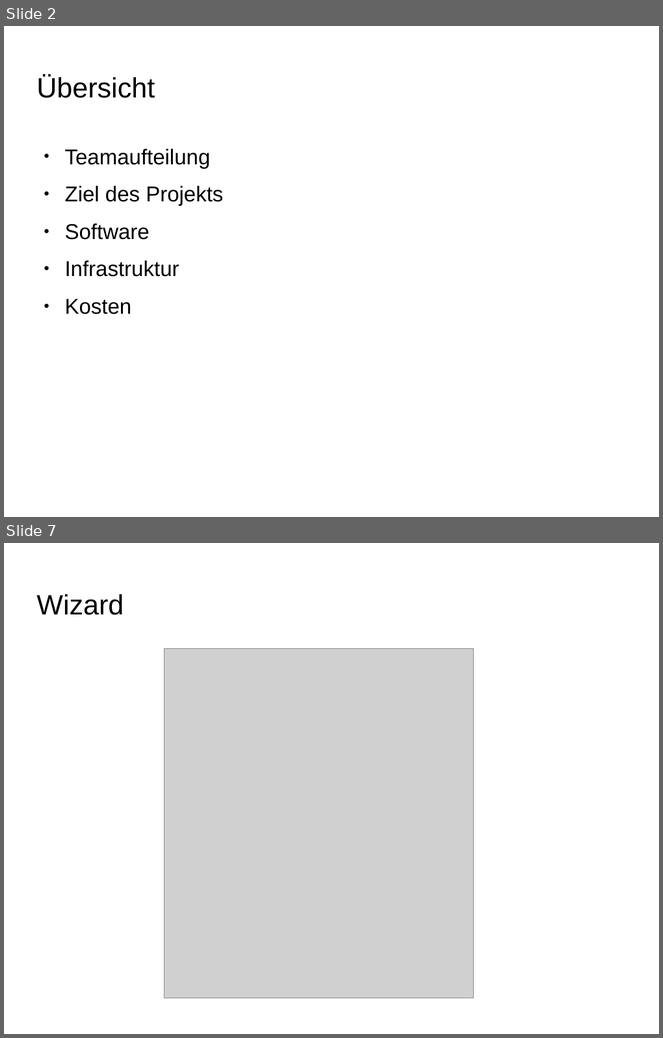
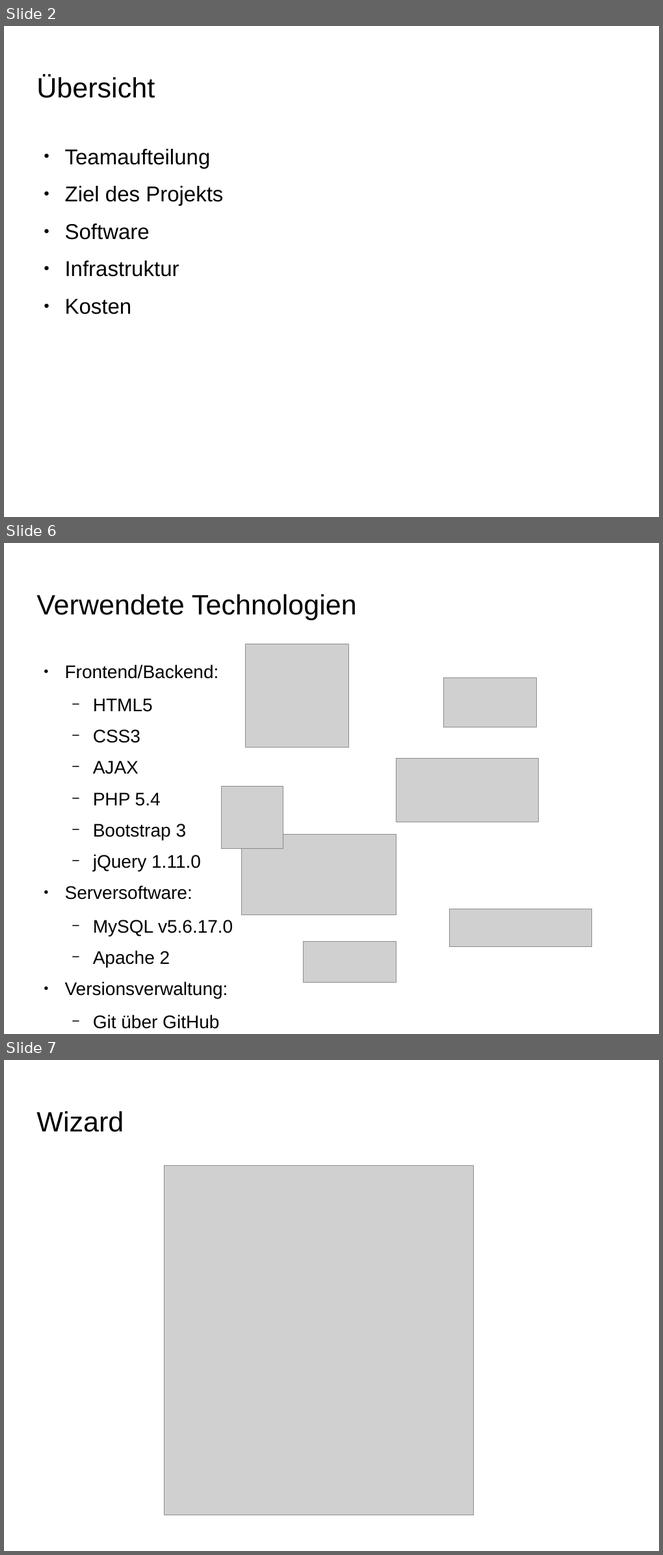
Before and after one commit to Projekt-IFA11D/components, a slide deck: organisation/presentation/finale_praesentation.odp. Shown one above the other, each under a label of ours: slides 2 and 7 before the commit, slides 2, 6 and 7 after it; the slides between them are not shown. The pictures are 663x1038 and 663x1555 pixels, drawn with LibreOffice and Linux fonts; fonts in the diff are those of the drawing; grey boxes stand for pictures; background and template pictures are left out. Boxes give left, top, right and bottom in pixels: in the first picture for what was removed or moved away, otherwise in the second. Text is boxed around its words. In the diff, an @@ line names an element or a change of style, - is before the commit and + after.

```diff
--- a/organisation/presentation/finale_praesentation.odp
+++ b/organisation/presentation/finale_praesentation.odp
@@ slide 6 added at [4, 543, 659, 1034], background picture (left out) @@
@@ title added at [36, 594, 357, 620], 33.9 pt, text #000000 @@
+Verwendete Technologien
@@ picture added at [245, 644, 349, 748] @@
@@ text added at [65, 665, 233, 1029], 22.1 pt, text #000000 @@
+● Frontend/Backend:
+  − HTML5
+  − CSS3
+  − AJAX
+  − PHP 5.4
+  − Bootstrap 3
+  − jQuery 1.11.0
+● Serversoftware:
+  − MySQL v5.6.17.0
+  − Apache 2
+● Versionsverwaltung:
+  − Git über GitHub
@@ picture added at [444, 678, 537, 728] @@
@@ picture added at [397, 759, 539, 823] @@
@@ picture added at [222, 787, 284, 849] @@
@@ picture added at [242, 834, 397, 915] @@
@@ picture added at [450, 909, 593, 947] @@
@@ picture added at [304, 942, 397, 983] @@
```
Also in this commit, not shown: 6 slides changed, 2 other slides added, 1 slide removed.
